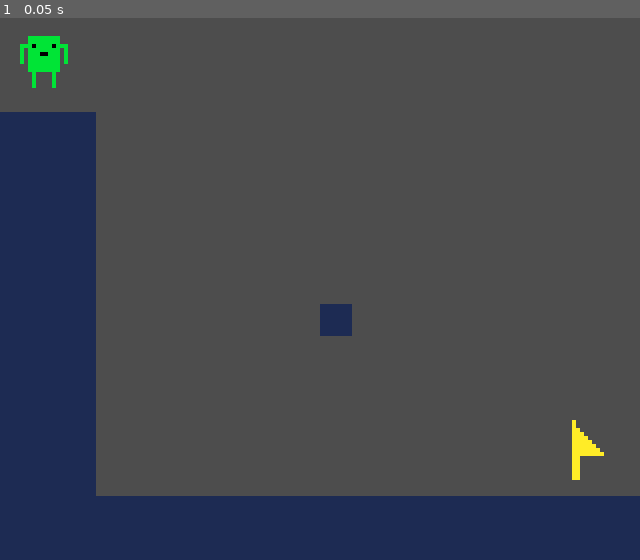
Above: before the commit, frame 1.
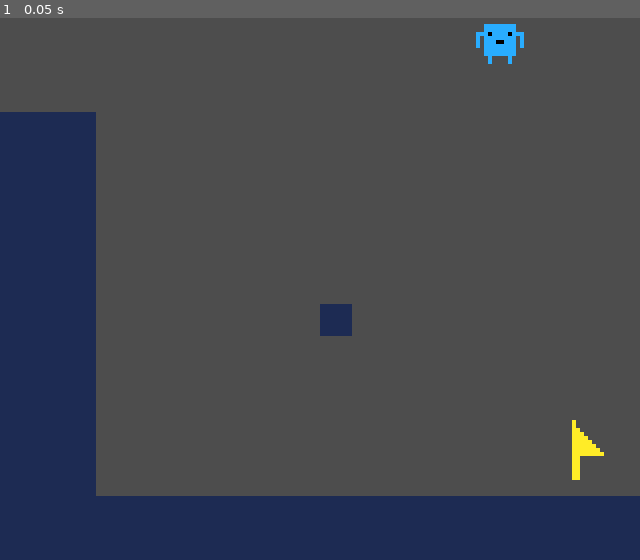
Above: after the commit, the same moment.

Repository: BurrrntToast/ludum-dare-55
Game: Godot game, scene res://scenes/dev stuff/dev_level.tscn
The game is run twice, just before and just after one commit, with the same random seed, the same clock (stepped at 60 frames per second) and the same inputs.
Inputs:
- Up to frame 1 (0.05 s): no input

The runs differ from the first frame. In frame 1, 0.8% of the frame differs, in the area x 3-82%, y 1-13%.
Error before the commit: Invalid operands 'float' and 'Vector2' in operator '+'. (res://entities/guys/guy.gd:45)
Error after the commit: Invalid operands 'float' and 'Vector2' in operator '+'. (res://entities/guys/guy.gd:34)

Commit message:
start at new summon system
#2

Diff:
--- a/godot-project/entities/guys/guy.gd
+++ b/godot-project/entities/guys/guy.gd
@@ -30,17 +30,6 @@
 	if is_on_floor() and !is_active:
 		is_active = true
 
-	if Input.is_action_just_pressed("summon"):
-		var STATIC_PLAYER_INSTANCE = STATIC_PLAYER.instantiate()
-		STATIC_PLAYER_INSTANCE.global_position = global_position
-		GlobalScript.current_shell_holder.add_child(STATIC_PLAYER_INSTANCE)
-		STATIC_PLAYER_INSTANCE.setup(guy_id - 1, current_colour)
-		pick_random_colour()
-		global_position.y = -20
-		velocity = Vector2(0, 0)
-		is_active = false
-		summon_sound.play()
-
 func _physics_process(delta):
 	velocity.y += get_gravity() * delta # apply gravity
 
@@ -53,7 +42,6 @@
 
 	if Input.is_action_just_pressed("jump") and is_on_floor():
 		jump()
-
 
 	var direction = Input.get_axis("left", "right")
 	if direction:
@@ -72,3 +60,14 @@
 func pick_random_colour():
 	current_colour = all_colours.pick_random()
 	sprite.self_modulate = current_colour
+
+#func freeze():
+	#var STATIC_PLAYER_INSTANCE = STATIC_PLAYER.instantiate()
+	#STATIC_PLAYER_INSTANCE.global_position = global_position
+	#GlobalScript.current_shell_holder.add_child(STATIC_PLAYER_INSTANCE)
+	#STATIC_PLAYER_INSTANCE.setup(guy_id - 1, current_colour)
+	#pick_random_colour()
+	#global_position.y = -20
+	#velocity = Vector2(0, 0)
+	#is_active = false
+	#summon_sound.play()
--- a/godot-project/scenes/dev stuff/dev_level.gd
+++ b/godot-project/scenes/dev stuff/dev_level.gd
@@ -1,5 +1,40 @@
 extends Node2D
+
+const GUY_1 = preload("res://entities/guys/guy1.tscn")
+const GUY_2 = preload("res://entities/guys/guy2.tscn")
+const GUY_3 = preload("res://entities/guys/guy3.tscn")
+const STATIC_PLAYER = preload("res://entities/static player/static_player.tscn")
+
+@onready var array_of_guys = [GUY_1, GUY_2, GUY_3]
+
+@onready var shell_holder = $ShellHolder
+@onready var player_holder = $PlayerHolder
+@onready var guy_spawn_pos = $PlayerHolder/GuySpawnPos
+
+var current_guy = null
 
 func _ready():
 	GlobalScript.current_level = self
 	GlobalScript.current_shell_holder = $ShellHolder
+
+	var default_guy = GUY_2.instantiate()
+	default_guy.global_position = guy_spawn_pos.global_position
+	player_holder.add_child(default_guy)
+
+#func make_static_guy():
+	#var static_guy_instance = STATIC_PLAYER.instantiate()
+	#static_guy_instance.global_position = global_position
+	#GlobalScript.current_shell_holder.add_child(static_guy_instance)
+	#static_guy_instance.setup(guy_id - 1, current_colour)
+
+func summon_random_guy():
+	var new_guy_scene = array_of_guys.pick_random()
+	var new_guy = new_guy_scene.instantiate()
+	new_guy.global_position = guy_spawn_pos.global_position
+	player_holder.add_child(new_guy)
+	current_guy = new_guy
+#
+#func player_summoned():
+	#velocity = Vector2(0, 0)
+	#is_active = false
+	#summon_sound.play()
--- a/godot-project/scenes/dev stuff/dev_level.tscn
+++ b/godot-project/scenes/dev stuff/dev_level.tscn
@@ -1,10 +1,9 @@
-[gd_scene load_steps=8 format=3 uid="uid://28286us3jo6x"]
+[gd_scene load_steps=7 format=3 uid="uid://28286us3jo6x"]
 
 [ext_resource type="Texture2D" uid="uid://lnasehkylpjn" path="res://resources/textures/8x8.png" id="1_4ph17"]
 [ext_resource type="Script" path="res://scenes/dev stuff/dev_level.gd" id="1_ywec5"]
 [ext_resource type="PackedScene" uid="uid://bv4b4w17u8whi" path="res://scenes/background/background.tscn" id="2_wlnd0"]
 [ext_resource type="PackedScene" uid="uid://cyd5t8xs3rsh6" path="res://entities/level flag/flag.tscn" id="5_irt18"]
-[ext_resource type="PackedScene" uid="uid://v88dd2oug4vi" path="res://entities/guys/guy3.tscn" id="6_iv26c"]
 
 [sub_resource type="TileSetAtlasSource" id="TileSetAtlasSource_n408k"]
 texture = ExtResource("1_4ph17")
@@ -24,6 +23,11 @@
 
 [node name="Background" parent="." instance=ExtResource("2_wlnd0")]
 
+[node name="PlayerHolder" type="Node2D" parent="."]
+
+[node name="GuySpawnPos" type="Marker2D" parent="PlayerHolder"]
+position = Vector2(125, 28)
+
 [node name="ShellHolder" type="Node2D" parent="."]
 
 [node name="SpikeHolder" type="Node2D" parent="."]
@@ -34,9 +38,6 @@
 format = 2
 layer_0/tile_data = PackedInt32Array(1245203, 0, 0, 1179667, 0, 0, 1179666, 0, 0, 1179665, 0, 0, 1179664, 0, 0, 1179663 …(1041 unchanged characters)…
 
-[node name="Guy2" parent="." instance=ExtResource("6_iv26c")]
-position = Vector2(11, 34)
-
 [node name="Flag" parent="." instance=ExtResource("5_irt18")]
 position = Vector2(147, 133)
 target = "res://scenes/dev stuff/dev_level2.tscn"
